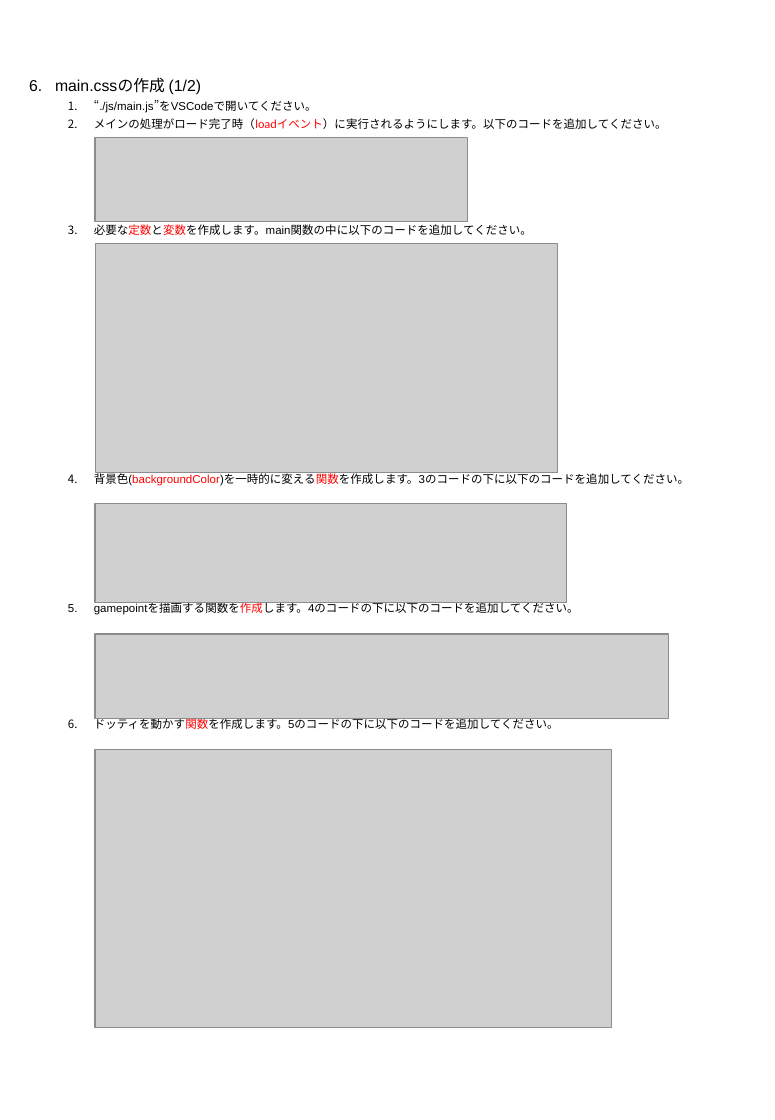
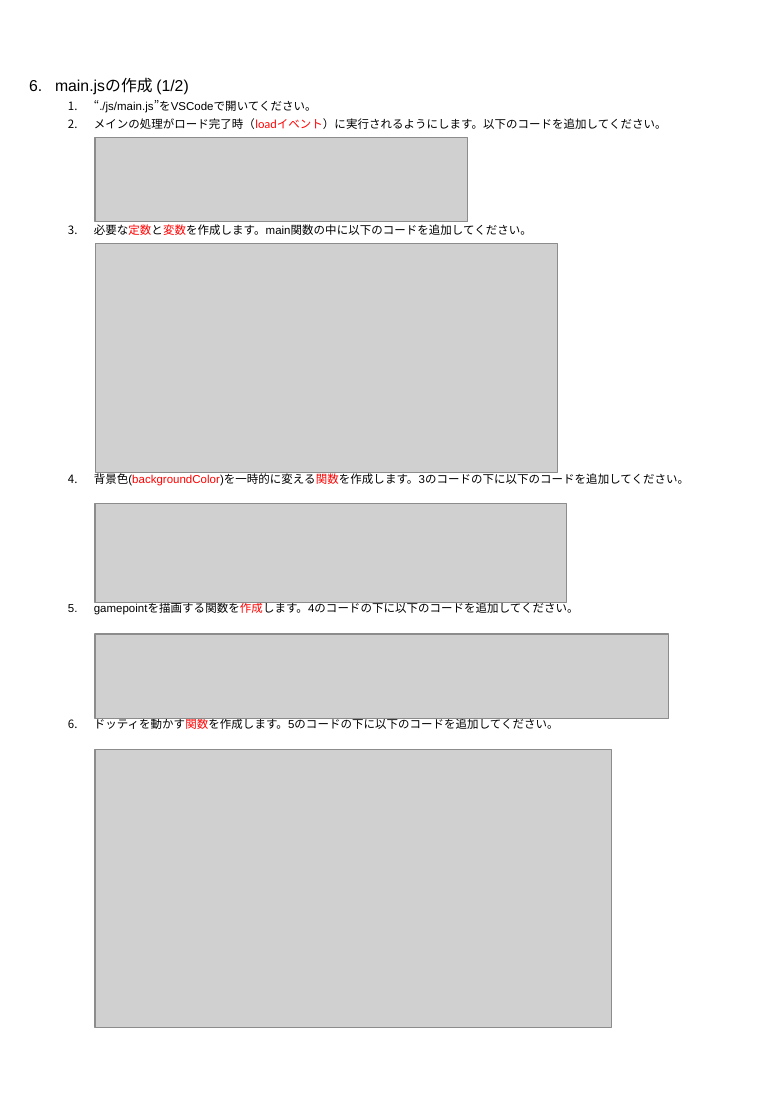
Before and after one commit to dotwork-takagi/public, a slide deck: slide 3 of shiryo/bounce/バウンドゲームを作ろう.pptx. Drawn at 775x1120 pixels with LibreOffice and Linux fonts; fonts in the diff are those of the drawing; grey boxes stand for pictures. Boxes give left, top, right and bottom in pixels: in the first picture for what was removed or moved away, otherwise in the second. Text is boxed around its words. In the diff, an @@ line names an element or a change of style, - is before the commit and + after.

```diff
--- a/shiryo/bounce/バウンドゲームを作ろう.pptx
+++ b/shiryo/bounce/バウンドゲームを作ろう.pptx
@@ subtitle at (x1=55, y1=78, x2=188, y2=95): text changed @@
-6. main.cssの作成 (1/2)
+6. main.jsの作成 (1/2)
```
Also in this commit, not shown: 1 other slide changed.
